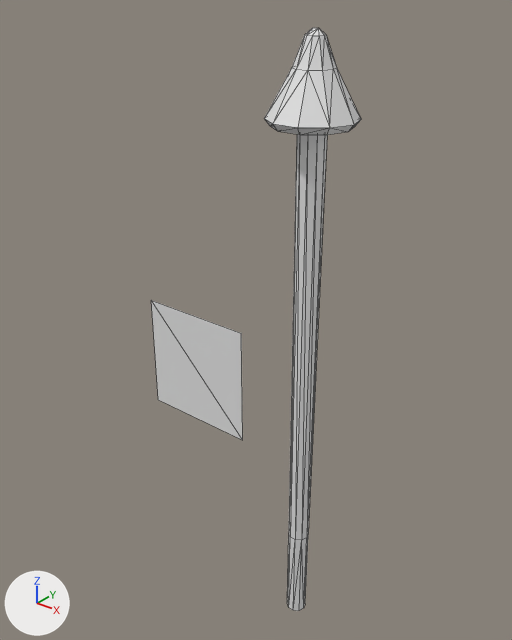
Renders of the OBJ model asset/mesh/core/gizmo/GizmoTranslate.obj from each side of a commit.
Rendered twice from a 50 mm camera at (0.936, -1.376, 1.402) aimed at (-0.214, 0.061, 0.512). The axes (+X, +Y, +Z) are drawn at lower left. The lights are the same throughout. The picture after the commit comes second. Mesh edges are drawn as thin lines. Where no turn or scale is listed for an object, it has been applied to the vertices.

Script lines for the objects in view, before the commit:
```python
me_gizmotranslate = bpy.data.meshes.new('GizmoTranslate')
me_gizmotranslate.from_pydata(...)  # 72 vertices, 132 faces; spans x -0.11..0.11, y -0.11..0.11, z -0.41..1.3
me_gizmotranslate_001 = bpy.data.meshes.new('GizmoTranslate.001')
me_gizmotranslate_001.from_pydata([(-0.584, 0.0, 0.126), (-0.218, 0.0, 0.126), (-0.584, 0.0, 0.492), (-0.218, 0.0, 0.492)], [], [(1, 0, 2), (1, 2, 3)])
ob_gizmotranslate = bpy.data.objects.new('GizmoTranslate', me_gizmotranslate)
ob_gizmotranslate.location = (0.0, 0.0, 0.0)
ob_gizmotranslate_001 = bpy.data.objects.new('GizmoTranslate.001', me_gizmotranslate_001)
ob_gizmotranslate_001.location = (0.0, 0.0, 0.0)
```
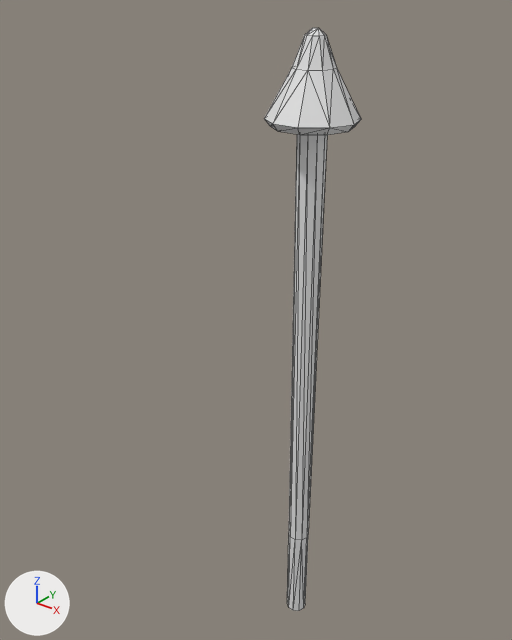
Where the change shows, as pixel boxes [x1, y1, x2, y2] in the pictures (512 x 640 px):
'GizmoTranslate.001', deleted
    before: [151, 300, 243, 440]

The edits, one by one:
Object 'GizmoTranslate.001' (ob_gizmotranslate_001) is deleted.
